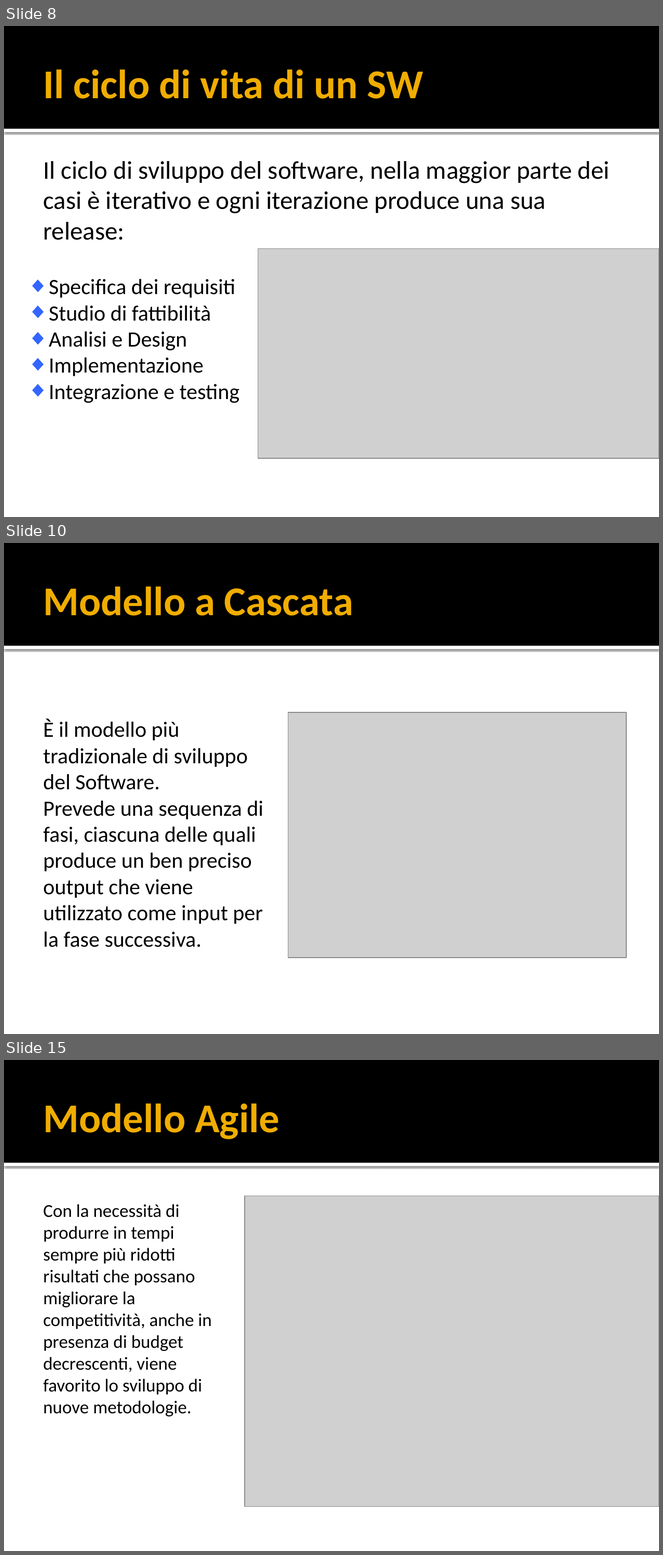
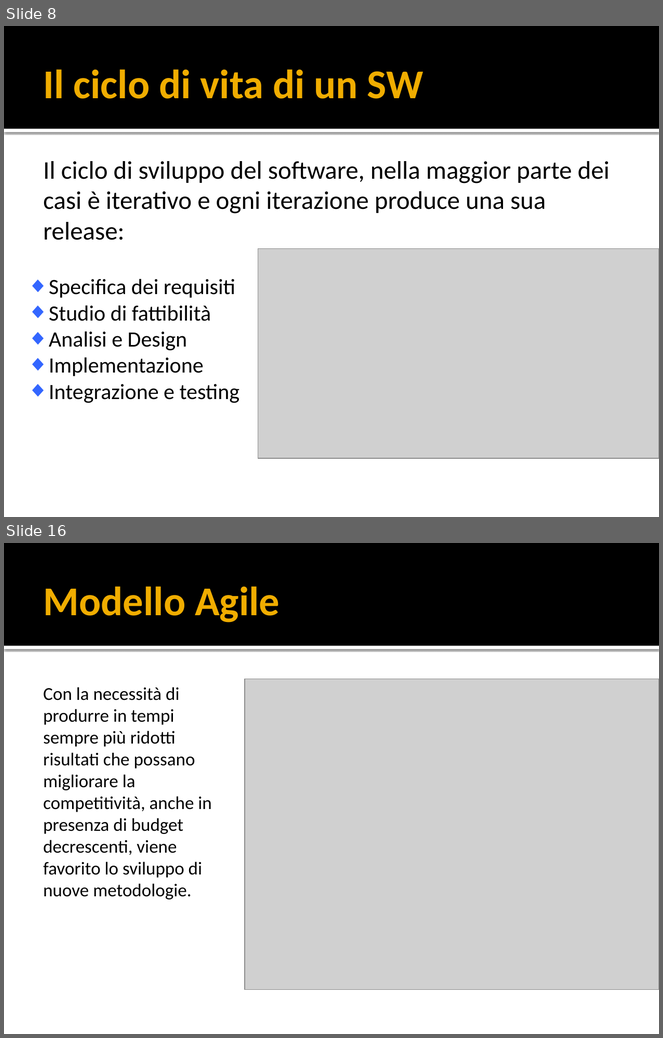
Before and after one commit to yan0z/ISW, a slide deck: Quesito 6 Team/Presentation1.pptx. Shown one above the other, each under a label of ours: slides 8, 10 and 15 before the commit, slides 8 and 16 after it; the slides between them are not shown. The pictures are 663x1555 and 663x1038 pixels, drawn with LibreOffice and Linux fonts; fonts in the diff are those of the drawing; grey boxes stand for pictures. Boxes give left, top, right and bottom in pixels: in the first picture for what was removed or moved away, otherwise in the second. Text is boxed around its words. In the diff, an @@ line names an element or a change of style, - is before the commit and + after.

```diff
--- a/Quesito 6 Team/Presentation1.pptx
+++ b/Quesito 6 Team/Presentation1.pptx
@@ slide 10 removed at bbox=[4, 543, 659, 1034], background #FFFFFF; not listed: 2 template elements that a slide beside it also shows @@
@@ title removed at bbox=[44, 586, 353, 616] @@
-Modello a Cascata
@@ picture removed at bbox=[288, 713, 626, 958] @@
@@ text removed at bbox=[43, 719, 263, 948] @@
-È il modello più tradizionale di sviluppo del Software.
-Prevede una sequenza di fasi, ciascuna delle quali produce un ben preciso output che viene utilizzato come input per la fase successiva.
@@ what was slide 15 is now slide 16 @@
```
Also in this commit, not shown: 7 slides changed, 7 slides added, 9 other slides removed.
